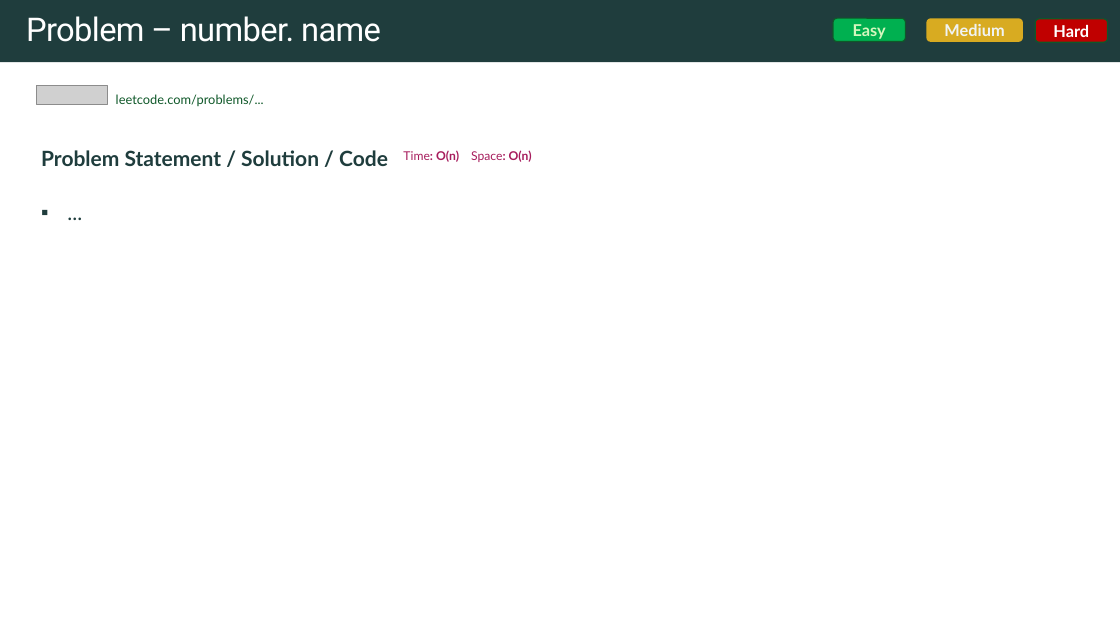
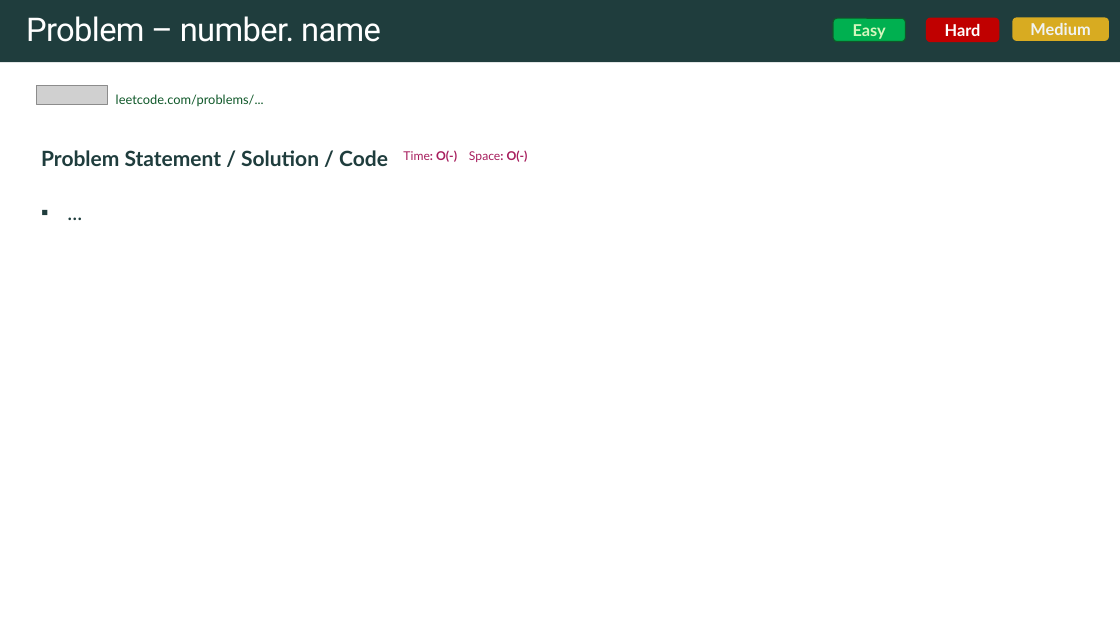
Before and after one commit to rfdavid/coding-interview-handbook-cpp, a slide deck: slide 206 of Algorithm and problem Solving Cheatsheet.pptm (slide 132 before the commit). Drawn at 1120x630 pixels with LibreOffice and Linux fonts; fonts in the diff are those of the drawing; grey boxes stand for pictures. Boxes give left, top, right and bottom in pixels: in the first picture for what was removed or moved away, otherwise in the second. Text is boxed around its words. In the diff, an @@ line names an element or a change of style, - is before the commit and + after.

```diff
--- a/Algorithm and problem Solving Cheatsheet.pptm
+++ b/Algorithm and problem Solving Cheatsheet.pptm
@@ rounded rectangle "Hard": place and size @@
-rounded rectangle "Hard" at (1035, 18, 1107, 42)
+rounded rectangle "Hard" at (927, 18, 999, 42)
@@ rounded rectangle "Hard" at (927, 18, 999, 42): outline #0F5829 1 pt to #C00000 1 pt @@
@@ rounded rectangle "Medium": place and size @@
-rounded rectangle "Medium" at (927, 18, 1023, 42)
+rounded rectangle "Medium" at (1012, 18, 1109, 41)
@@ text at (41, 150, 528, 166): text changed @@
-Problem Statement / Solution / Code Time: O(n) Space: O(n)
+Problem Statement / Solution / Code Time: O(-) Space: O(-)
```
Also in this commit, not shown: 13 other slides changed, 75 slides added, 1 slide removed, 17 other files.
